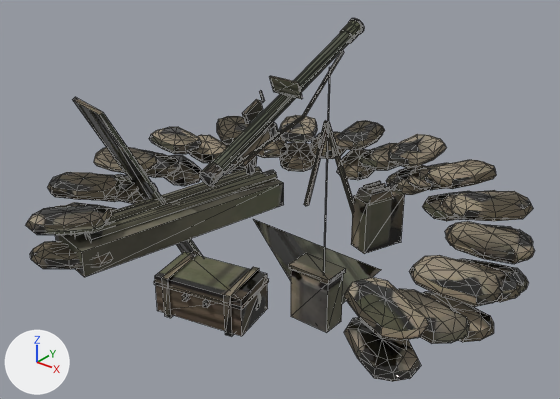
The glTF model public/models/manpads_team.glb, before and after one commit.
The view is the same before and after, from a 50 mm camera at (3.16, -3.95, 2.82) aimed at (-0.03, 0.03, 0.34). Arrows for +X, +Y and +Z are at lower left; the lights stay in place. The older version comes first. Mesh edges are drawn as thin lines. Where no turn or scale is listed for an object, it has been applied to the vertices. Vertices at exactly the same position are counted once.

Names of what the first picture shows: 'launcher.001', 'post'.
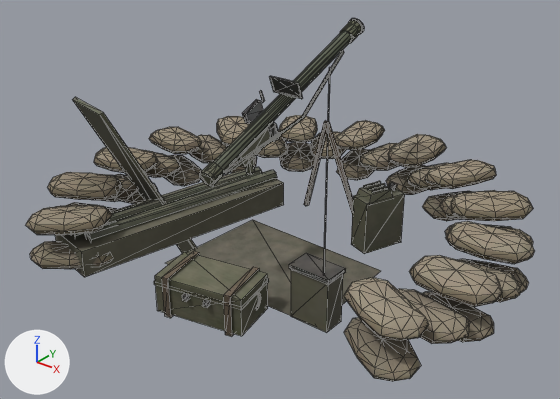
Location of each change, [x1, y1, x2, y2] in pixels of the pictures (560 x 399 px):
part 1 of me_post, rebuilt
    before: [253, 219, 381, 304]
    after: [165, 220, 381, 325]
part 2 of me_post, surface changed
    both: [26, 68, 534, 381]

The edits, one by one:
me_post is used by ob_post; location (0.005, 0.191, 0.559).
me_post had 2199 vertices, 3787 faces and spanned x -1.78..1.78, y -1.59..1.59, z -1.09..1.09.
me_post now has 2200 vertices, 3788 faces and spans x -1.78..1.78, y -1.59..1.59, z -1.09..1.09.
me_post part 1: the loose piece of 3 vertices spanning x -0.4..0.85, y -0.89..-0.04, z -0.54 is rebuilt with 4 vertices and now spans x -0.45..0.85, y -0.94..-0.04, z -0.55.
me_post part 2: 3755 kept faces spanning x -1.78..1.78, y -1.59..1.59, z -1.09..1.09 get new texture (UV) coordinates.
